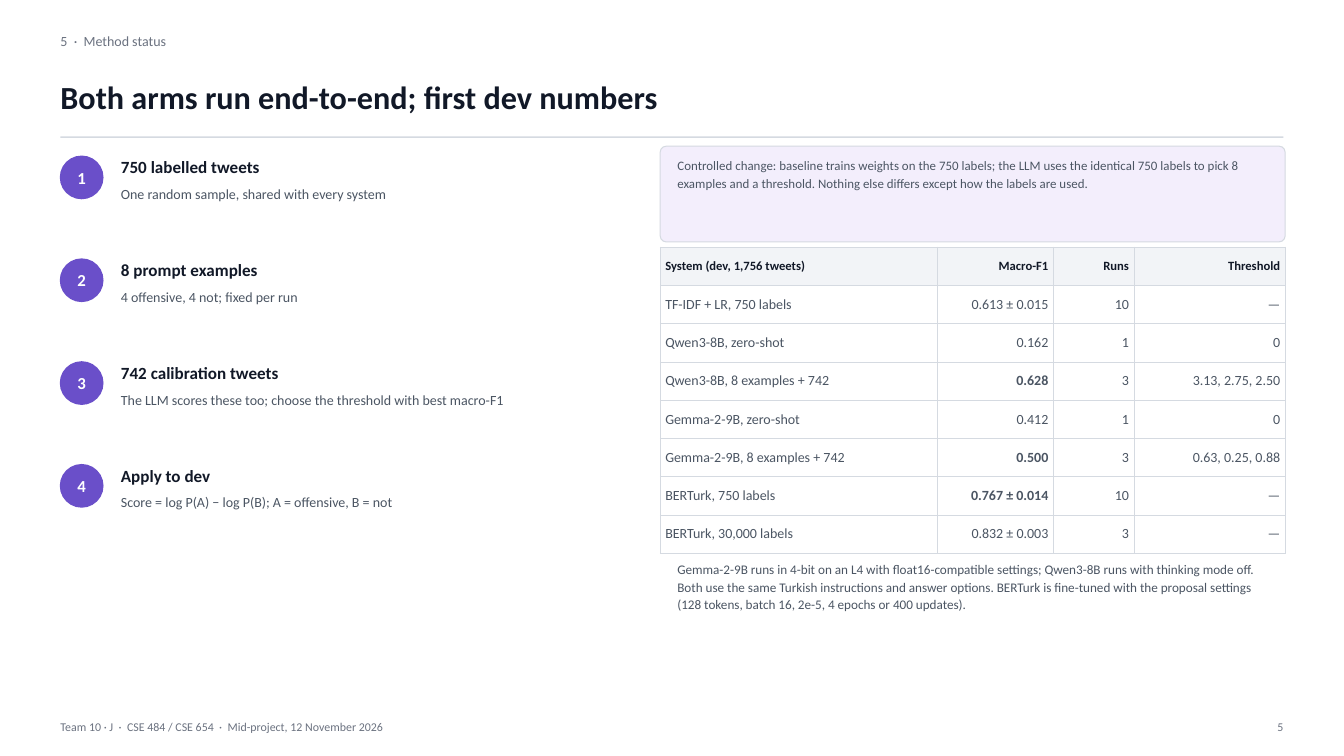
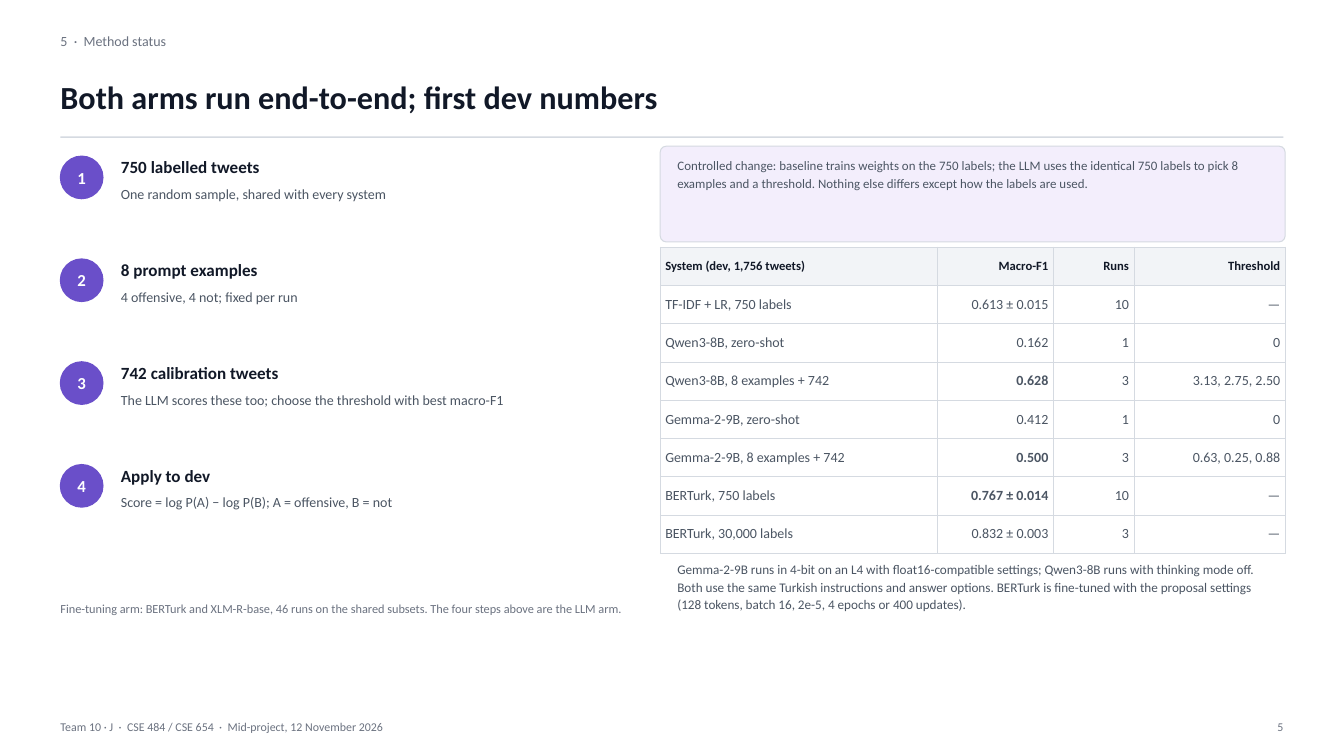
Before and after one commit to VesileHann/offenseval-tr-midproject, a slide deck: slide 5 of paper/Team10_MidProject.pptx. Drawn at 1344x756 pixels with LibreOffice and Linux fonts; fonts in the diff are those of the drawing. Boxes give left, top, right and bottom in pixels: in the first picture for what was removed or moved away, otherwise in the second. Text is boxed around its words. In the diff, an @@ line names an element or a change of style, - is before the commit and + after.

Commit message:
paper: polish typography and clarify fine-tuning arm

```diff
--- a/paper/Team10_MidProject.pptx
+++ b/paper/Team10_MidProject.pptx
@@ text added at bbox=[60, 604, 621, 615], 8.8 pt, text #6B7280 @@
+Fine-tuning arm: BERTurk and XLM-R-base, 46 runs on the shared subsets. The four steps above are the LLM arm.
```
Also in this commit, not shown: 1 other file.
